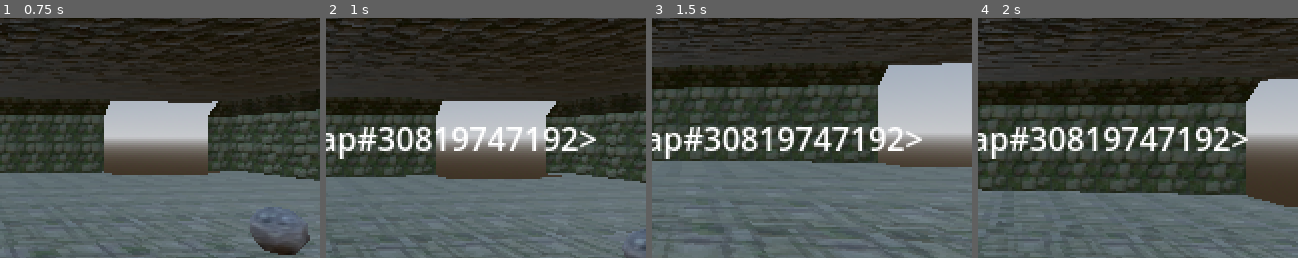
Above: before the commit, frames 1-4 (left to right).
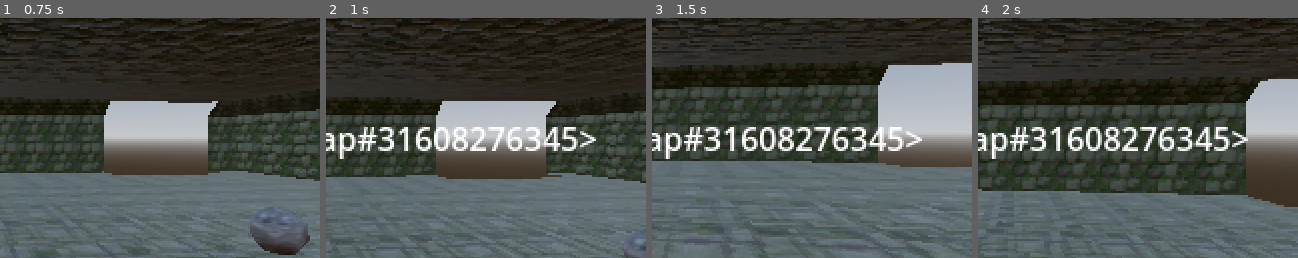
Above: after the commit, the same moments.

Repository: SampaiWasTaken/FatedEnds
Game: Godot game, scene res://main.tscn
The game is run twice, just before and just after one commit, with the same random seed, the same clock (stepped at 60 frames per second) and the same inputs. Sound files missing from this copy of the repository are replaced by a short silence.
Inputs (mouse positions are % of the whole screen's width and height, from its top left):
- Up to frame 1 (0.75 s): tap Enter (ui_accept) at 0.5 s; move the mouse to (55, 50) at 0.52 s; hold Up (ui_up) from 0.53 s (still down)
- Up to frame 2 (1 s): keep holding Up (ui_up); tap Enter (ui_accept) at 0.77 s
- Up to frame 3 (1.5 s): keep holding Up (ui_up); move the mouse to (45, 50) at 1.27 s
- Up to frame 4 (2 s): keep holding Up (ui_up); tap Enter (ui_accept) at 1.52 s
The pictures show only the part of the screen within x 50-100%, y 26-76%; the shares and areas given below are measured in that part.

Frame 1 is identical in both runs. In frame 2, 3.0% of the frame differs, in the area x 21-79%, y 45-56%; in frame 3, 3.4%; in frame 4, 3.5%.

Commit message:
Fated Death Screen

Diff:
--- a/fated-ends/Scripts/timer_manager.gd
+++ b/fated-ends/Scripts/timer_manager.gd
@@ -27,7 +27,10 @@
 		trigger_fated_death()
 func audio_finished():
 	playingAudio = false
+
+
 func trigger_fated_death():
-
+	$"../CanvasLayer/Fated_Death".show()
 	print("Fate claims you.")
+	await get_tree().create_timer(5.0).timeout
 	get_tree().reload_current_scene()
--- /dev/null
+++ b/fated-ends/labelBounce.gd
@@ -0,0 +1,19 @@
+extends Label  # Or Control, depending on your setup
+
+@export var glitch_amount: float = 1.0  # Max distance for the glitch effect
+@export var glitch_speed: float = 0.01  # Time interval for each glitch update
+
+var original_position: Vector2
+var glitch_timer: float = 0.0
+
+func _ready():
+	original_position = position  # Save the starting position
+
+func _process(delta: float):
+	glitch_timer += delta
+	if glitch_timer >= glitch_speed:
+		glitch_timer = 0.0
+		# Apply random offset to simulate glitch
+		var offset_x = randf_range(-glitch_amount, glitch_amount)
+		var offset_y = randf_range(-glitch_amount, glitch_amount)
+		position = original_position + Vector2(offset_x, offset_y)
--- a/fated-ends/main.tscn
+++ b/fated-ends/main.tscn
@@ -1,15 +1,16 @@
-[gd_scene load_steps=17 format=3 uid="uid://dffai7cb8sehi"]
+[gd_scene load_steps=18 format=3 uid="uid://dffai7cb8sehi"]
 
 [ext_resource type="PackedScene" uid="uid://dncv1j7hufsuy" path="res://Scenes/Player/player.tscn" id="1_4axfq"]
 [ext_resource type="MeshLibrary" uid="uid://ch3ws5i86uka4" path="res://resources/tileset/tileset.tres" id="2_n0xd5"]
-[ext_resource type="PackedScene" uid="uid://cekynipqs7un6" path="res://Scenes/boulder_trap.tscn" id="3_h43rd"]
+[ext_resource type="PackedScene" uid="uid://brl6wp7kn66xq" path="res://Scenes/boulder_trap.tscn" id="3_h43rd"]
 [ext_resource type="Script" path="res://Scripts/game_manager.gd" id="4_soyn3"]
-[ext_resource type="PackedScene" path="res://dead_player.tscn" id="5_l8je5"]
+[ext_resource type="PackedScene" uid="uid://dd6dpb8jwuad8" path="res://dead_player.tscn" id="5_l8je5"]
 [ext_resource type="Script" path="res://Scripts/timer_manager.gd" id="5_luvpe"]
 [ext_resource type="FontFile" uid="uid://c4ugdy6ujc4b5" path="res://Assets/Retro Gaming.ttf" id="7_j53xk"]
 [ext_resource type="PackedScene" uid="uid://b8un2jfgfcm82" path="res://Scenes/Player/test_block.tscn" id="8_b6lgw"]
 [ext_resource type="PackedScene" uid="uid://is11n82l1jah" path="res://Scenes/spikeTrap.tscn" id="9_ddsrx"]
 [ext_resource type="AudioStream" uid="uid://dol16t4iso855" path="res://Assets/sounds/mixkit-clock-tower-or-cathedral-bell-587.wav" id="10_5xatb"]
+[ext_resource type="Script" path="res://labelBounce.gd" id="11_pcniy"]
 
 [sub_resource type="ProceduralSkyMaterial" id="ProceduralSkyMaterial_06ib8"]
 sky_horizon_color = Color(0.64625, 0.65575, 0.67075, 1)
@@ -27,6 +28,21 @@
 glow_blend_mode = 0
 volumetric_fog_density = 0.1
 
+[sub_resource type="Animation" id="Animation_81gnw"]
+length = 0.001
+tracks/0/type = "value"
+tracks/0/imported = false
+tracks/0/enabled = true
+tracks/0/path = NodePath("ColorRect:color")
+tracks/0/interp = 1
+tracks/0/loop_wrap = true
+tracks/0/keys = {
+"times": PackedFloat32Array(-0.0333333),
+"transitions": PackedFloat32Array(1),
+"update": 0,
+"values": [Color(0, 0, 0, 0)]
+}
+
 [sub_resource type="Animation" id="Animation_1bcv6"]
 resource_name = "fade_black"
 length = 2.0
@@ -41,21 +57,6 @@
 "transitions": PackedFloat32Array(1, 0.517633),
 "update": 0,
 "values": [Color(0, 0, 0, 1), Color(0, 0, 0, 0)]
-}
-
-[sub_resource type="Animation" id="Animation_81gnw"]
-length = 0.001
-tracks/0/type = "value"
-tracks/0/imported = false
-tracks/0/enabled = true
-tracks/0/path = NodePath("ColorRect:color")
-tracks/0/interp = 1
-tracks/0/loop_wrap = true
-tracks/0/keys = {
-"times": PackedFloat32Array(-0.0333333),
-"transitions": PackedFloat32Array(1),
-"update": 0,
-"values": [Color(0, 0, 0, 0)]
 }
 
 [sub_resource type="AnimationLibrary" id="AnimationLibrary_fitsp"]
@@ -129,3 +130,60 @@
 libraries = {
 "": SubResource("AnimationLibrary_fitsp")
 }
+
+[node name="Fated_Death" type="Control" parent="CanvasLayer"]
+visible = false
+layout_mode = 3
+anchors_preset = 15
+anchor_right = 1.0
+anchor_bottom = 1.0
+grow_horizontal = 2
+grow_vertical = 2
+
+[node name="ColorRect" type="ColorRect" parent="CanvasLayer/Fated_Death"]
+layout_mode = 1
+anchors_preset = 15
+anchor_right = 1.0
+anchor_bottom = 1.0
+grow_horizontal = 2
+grow_vertical = 2
+color = Color(0, 0, 0, 1)
+
+[node name="fate_label" type="Label" parent="CanvasLayer/Fated_Death"]
+layout_mode = 2
+offset_left = 256.0
+offset_top = 81.0
+offset_right = 311.0
+offset_bottom = 107.0
+theme_override_colors/font_color = Color(1, 0, 0, 1)
+theme_override_fonts/font = ExtResource("7_j53xk")
+theme_override_font_sizes/font_size = 20
+text = "fate"
+horizontal_alignment = 1
+vertical_alignment = 1
+script = ExtResource("11_pcniy")
+
+[node name="Label2" type="Label" parent="CanvasLayer/Fated_Death"]
+layout_mode = 2
+offset_top = 123.0
+offset_right = 320.0
+offset_bottom = 149.0
+grow_horizontal = 2
+grow_vertical = 2
+theme_override_fonts/font = ExtResource("7_j53xk")
+theme_override_font_sizes/font_size = 20
+text = " only defy it."
+horizontal_alignment = 1
+vertical_alignment = 1
+
+[node name="Label" type="Label" parent="CanvasLayer/Fated_Death"]
+layout_mode = 0
+offset_left = 5.0
+offset_top = 81.0
+offset_right = 250.0
+offset_bottom = 107.0
+theme_override_fonts/font = ExtResource("7_j53xk")
+theme_override_font_sizes/font_size = 20
+text = "You cannot escape
+"
+vertical_alignment = 1
Not shown: 1 places in fated-ends/Scenes/boulder_trap.tscn that only renumber resources
Not shown: 18 places in fated-ends/resources/tileset/tileset.tres that only renumber resources
